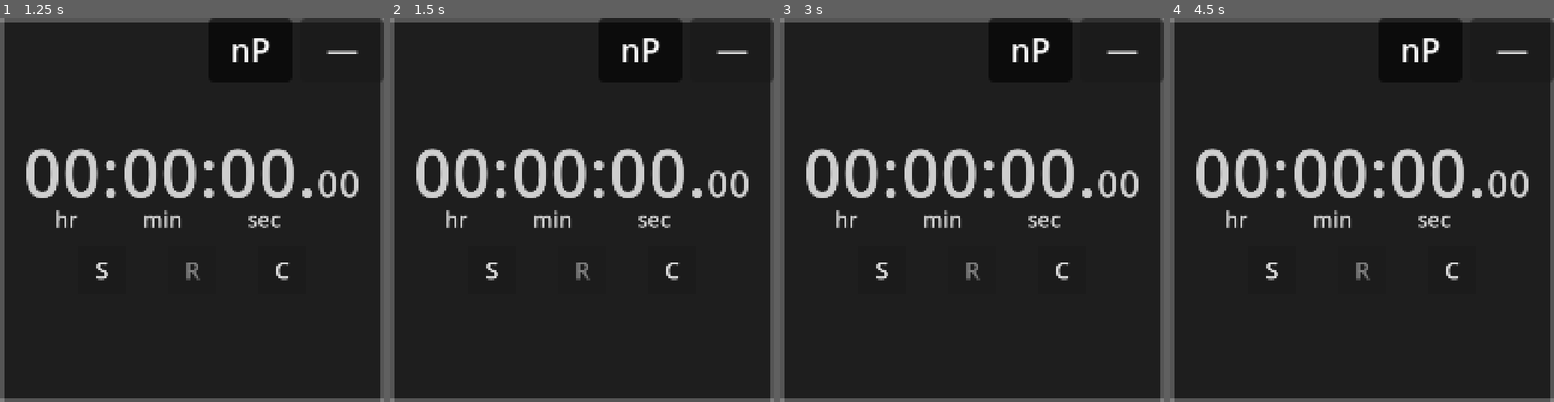
Above: before the commit, frames 1-4 (left to right).
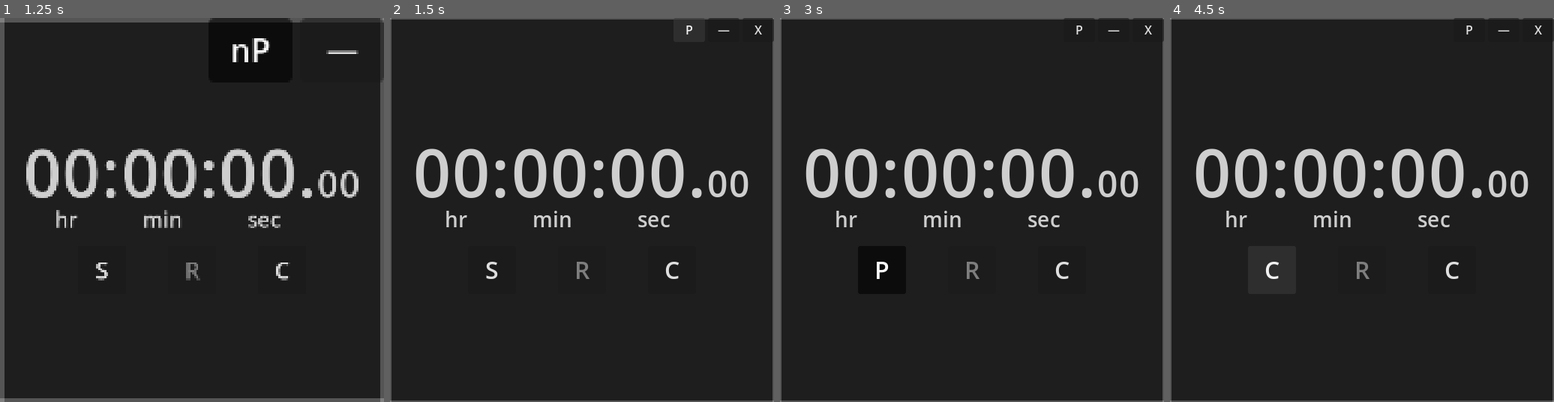
Above: after the commit, the same moments.

Repository: LiteFeather1/ltf-stopwatch
Game: Godot game, scene res://main.tscn
Same seed, same stepped clock (60 frames per second), same inputs: the game is played once before the commit and once after it.
Inputs:
- Up to frame 1 (1.25 s): click "P" at 0.5 s
- Up to frame 2 (1.5 s): click "nP" at 1.25 s
- Up to frame 3 (3 s): click "—" at 2 s; click "S" at 2.75 s
- Up to frame 4 (4.5 s): click "C" at 3.5 s; click "S" (after the commit: "P") at 4.25 s

Frame 1 is identical in both runs. In frame 2, 4.7% of the frame differs, in the area x 0-100%, y 0-100%; in frame 3, 4.7%; in frame 4, 4.6%.

Commit message:
Removed smoothing position from dragging window

Diff:
--- a/main.tscn
+++ b/main.tscn
@@ -75,13 +75,3 @@
 offset_right = 256.0
 offset_bottom = 112.0
 grow_vertical = 2
-
-[node name="Control" type="Control" parent="."]
-custom_minimum_size = Vector2(512, 480)
-layout_mode = 1
-anchors_preset = 15
-anchor_right = 1.0
-anchor_bottom = 1.0
-offset_top = 32.0
-grow_horizontal = 2
-grow_vertical = 2
--- a/scenes/chrome.gd
+++ b/scenes/chrome.gd
@@ -5,12 +5,10 @@
 @export var b_pin: Button
 
 @export_category("Win settings")
-@export var move_window_smoothing_factor := .95
 @export var window_margin := Vector2i(-32, 32)
 
 var dragging: bool
 var start_drag_pos: Vector2
-var smoothed_mouse_pos: Vector2
 
 var previous_window_size: Vector2i
 var previous_window_position: Vector2i
@@ -22,18 +20,14 @@
 	if not dragging:
 		return
 
-	smoothed_mouse_pos = smoothed_mouse_pos.lerp(
-			window.get_mouse_position(), move_window_smoothing_factor)
-	window.position += Vector2i(smoothed_mouse_pos - start_drag_pos)
+	window.position += Vector2i(get_global_mouse_position() - start_drag_pos)
 
 
 func _on_chrome_gui_input(event: InputEvent) -> void:
 	var mb_event := event as InputEventMouseButton
 	if mb_event and mb_event.button_index == 1: # Left mouse click
 		dragging = not dragging
-		var m_pos := window.get_mouse_position()
-		start_drag_pos = m_pos
-		smoothed_mouse_pos = m_pos
+		start_drag_pos = get_global_mouse_position()
 
 
 func _close_window() -> void:
